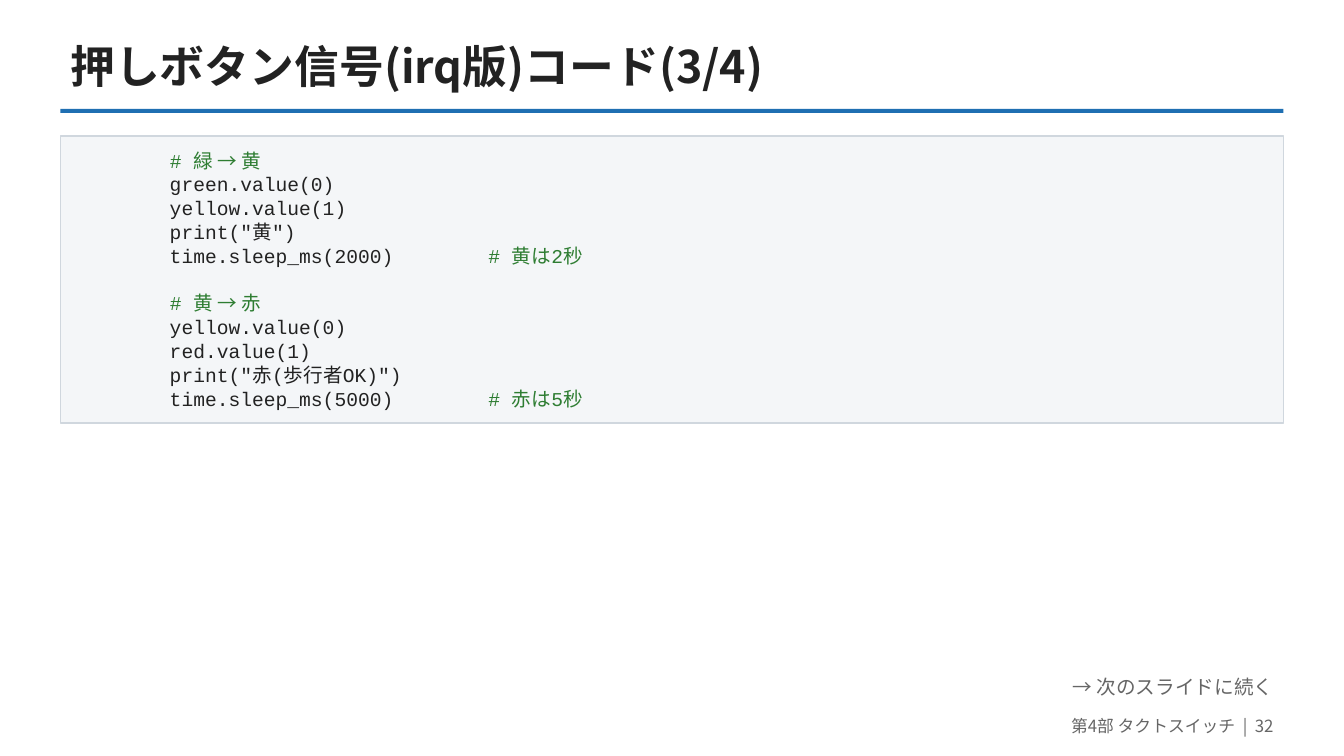
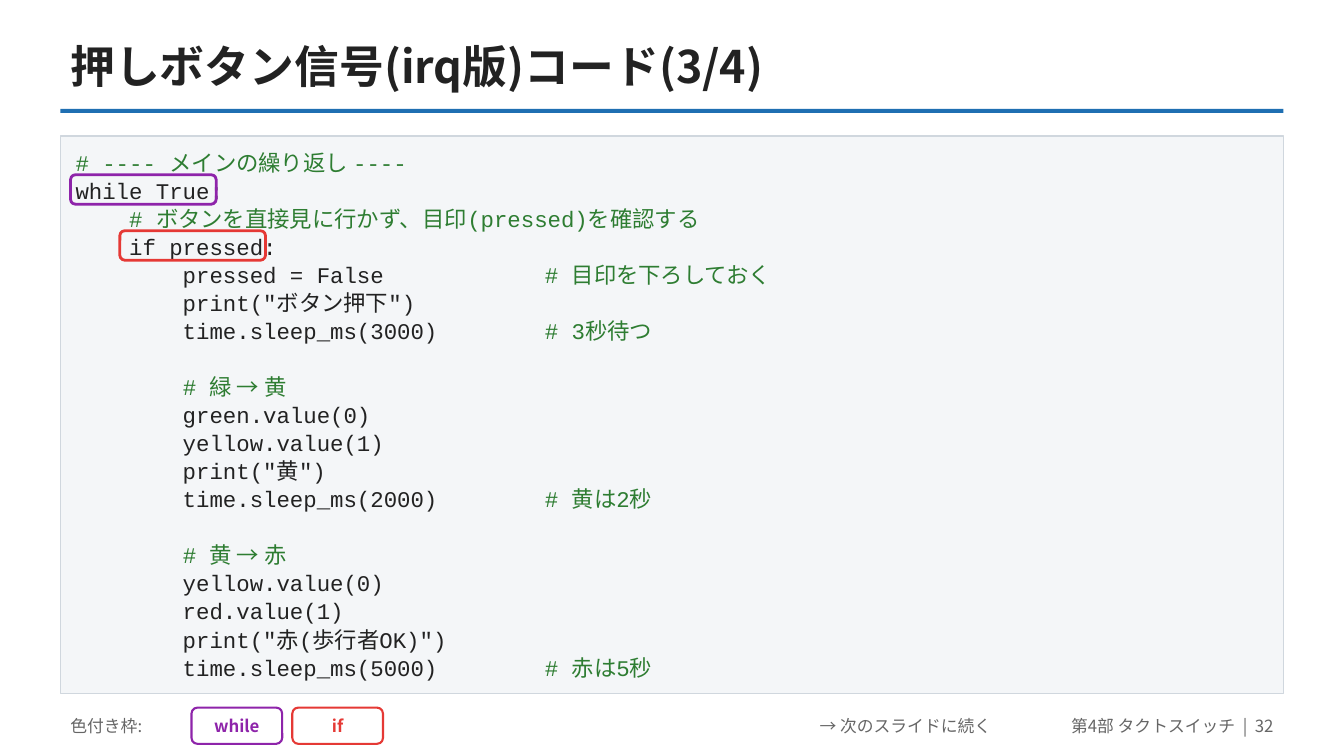
Before and after one commit to yuracode/isiot, a slide deck: slide 32 of slides/pico_sensor_intro.pptx. Drawn at 1344x756 pixels with LibreOffice and Linux fonts; fonts in the diff are those of the drawing. Boxes give left, top, right and bottom in pixels: in the first picture for what was removed or moved away, otherwise in the second. Text is boxed around its words. In the diff, an @@ line names an element or a change of style, - is before the commit and + after.

```diff
--- a/slides/pico_sensor_intro.pptx
+++ b/slides/pico_sensor_intro.pptx
@@ rectangle: place and size @@
-rectangle at box(60, 136, 1284, 423)
+rectangle at box(60, 136, 1284, 694)
@@ rounded rectangle added at box(71, 174, 216, 204), outline #8E24AA 2 pt @@
@@ text at box(76, 152, 772, 344): paragraphs added @@
+# ---- メインの繰り返し ----
+while True:
+# ボタンを直接見に行かず、目印(pressed)を確認する
+if pressed:
+pressed = False # 目印を下ろしておく
+print("ボタン押下")
+time.sleep_ms(3000) # 3秒待つ
@@ rounded rectangle added at box(120, 231, 265, 260), outline #E53935 2 pt @@
@@ text at box(183, 376, 652, 681): size 14 to 16 pt in "# 緑 → 黄", "green.value(0)", "yellow.value(1)", "print("黄")" and 6 more places; line spacing 17pt to 20pt @@
@@ text "→ 次のスライドに続く": place and size @@
-text "→ 次のスライドに続く" at box(1097, 677, 1274, 696)
+text "→ 次のスライドに続く" at box(840, 718, 991, 733)
@@ text "→ 次のスライドに続く" at box(840, 718, 991, 733): size 14 to 12 pt @@
@@ text added at box(70, 718, 142, 734), 12 pt, text #666666 @@
+色付き枠:
@@ rounded rectangle added at box(192, 708, 282, 744), fill #FFFFFF, outline #8E24AA 1.5 pt, 12 pt, text #8E24AA, bold @@
+while
@@ rounded rectangle added at box(292, 708, 383, 744), fill #FFFFFF, outline #E53935 1.5 pt, 12 pt, text #E53935, bold @@
+if
```
Also in this commit, not shown: 20 other slides changed, 2 other files.
